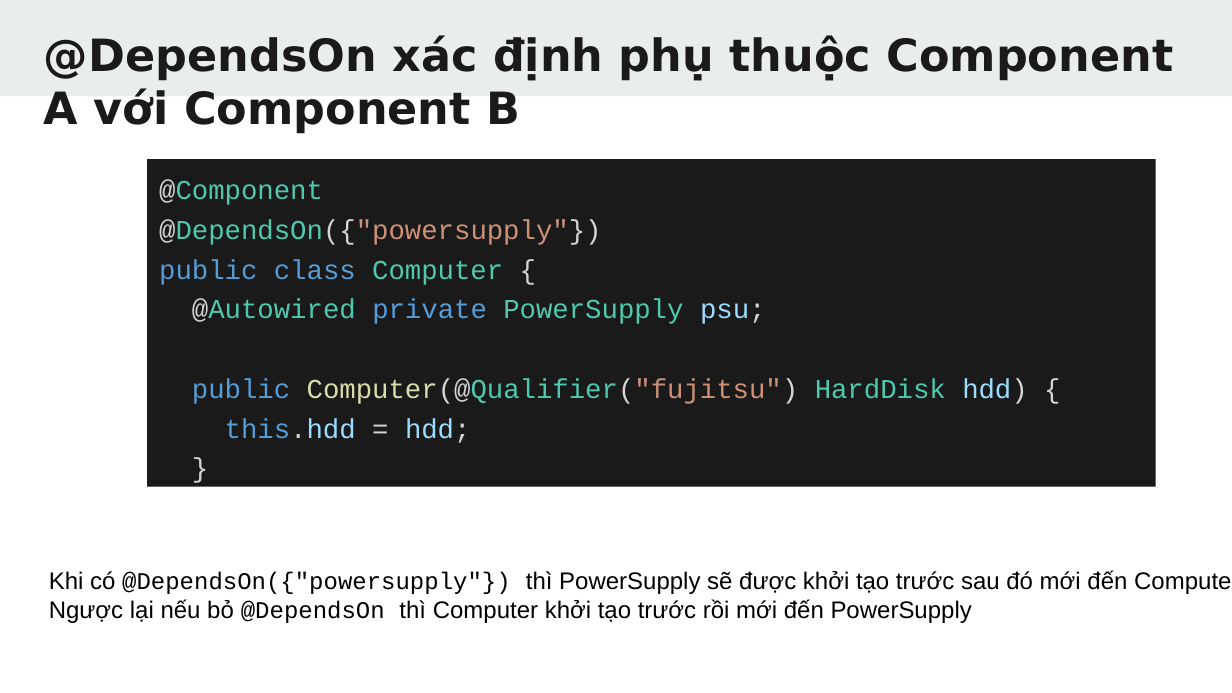
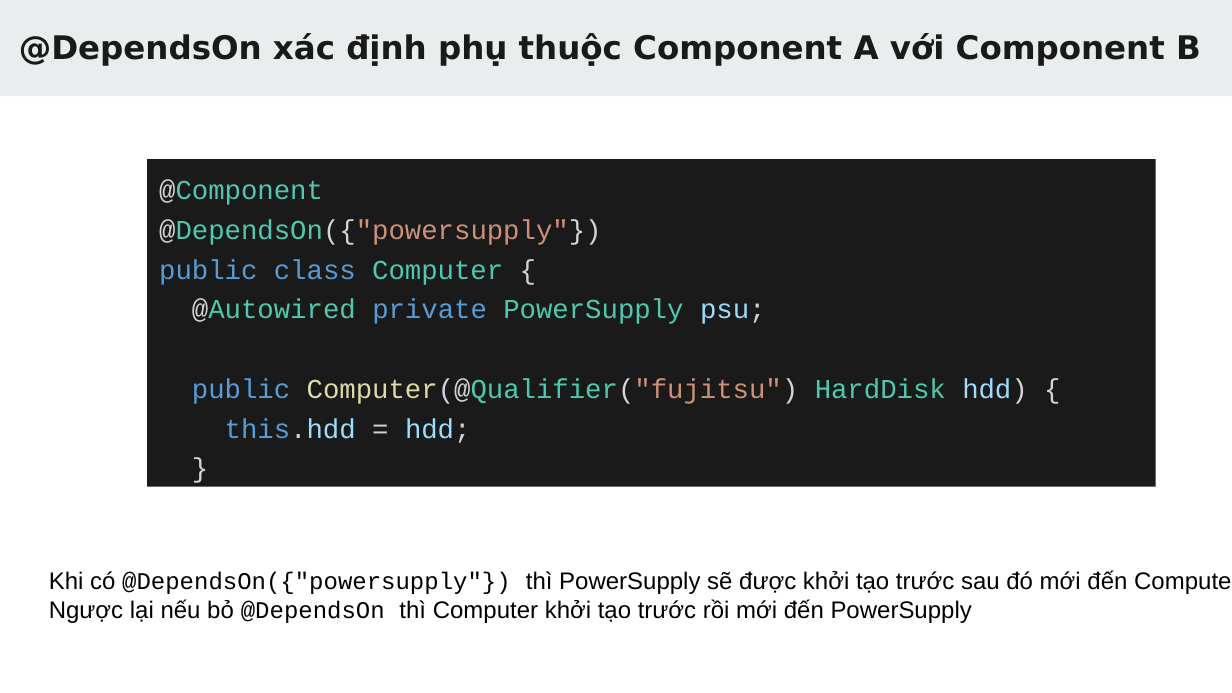
Before and after one commit to TechMaster/springboot2, a slide deck: slide 27 of 07 Dependency Injection/DependencyInjection.pptx. Drawn at 1232x693 pixels with LibreOffice and Linux fonts; fonts in the diff are those of the drawing. Boxes give left, top, right and bottom in pixels: in the first picture for what was removed or moved away, otherwise in the second. Text is boxed around its words. In the diff, an @@ line names an element or a change of style, - is before the commit and + after.

```diff
--- a/07 Dependency Injection/DependencyInjection.pptx
+++ b/07 Dependency Injection/DependencyInjection.pptx
@@ title "@DependsOn xác định phụ thuộc ..." moved from (x1=44, y1=35, x2=1174, y2=134) to (x1=19, y1=33, x2=1201, y2=66) @@
@@ title "@DependsOn xác định phụ thuộc ..." at (x1=19, y1=33, x2=1201, y2=66): size 26 to 19 pt @@
```
Also in this commit, not shown: 1 slide added, 41 other files.
